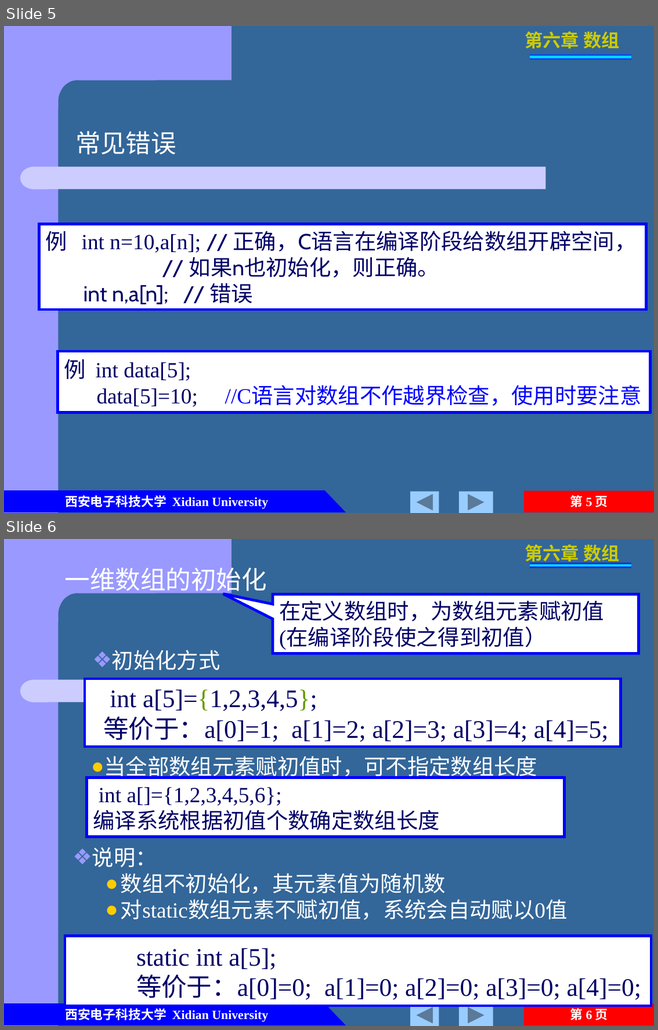
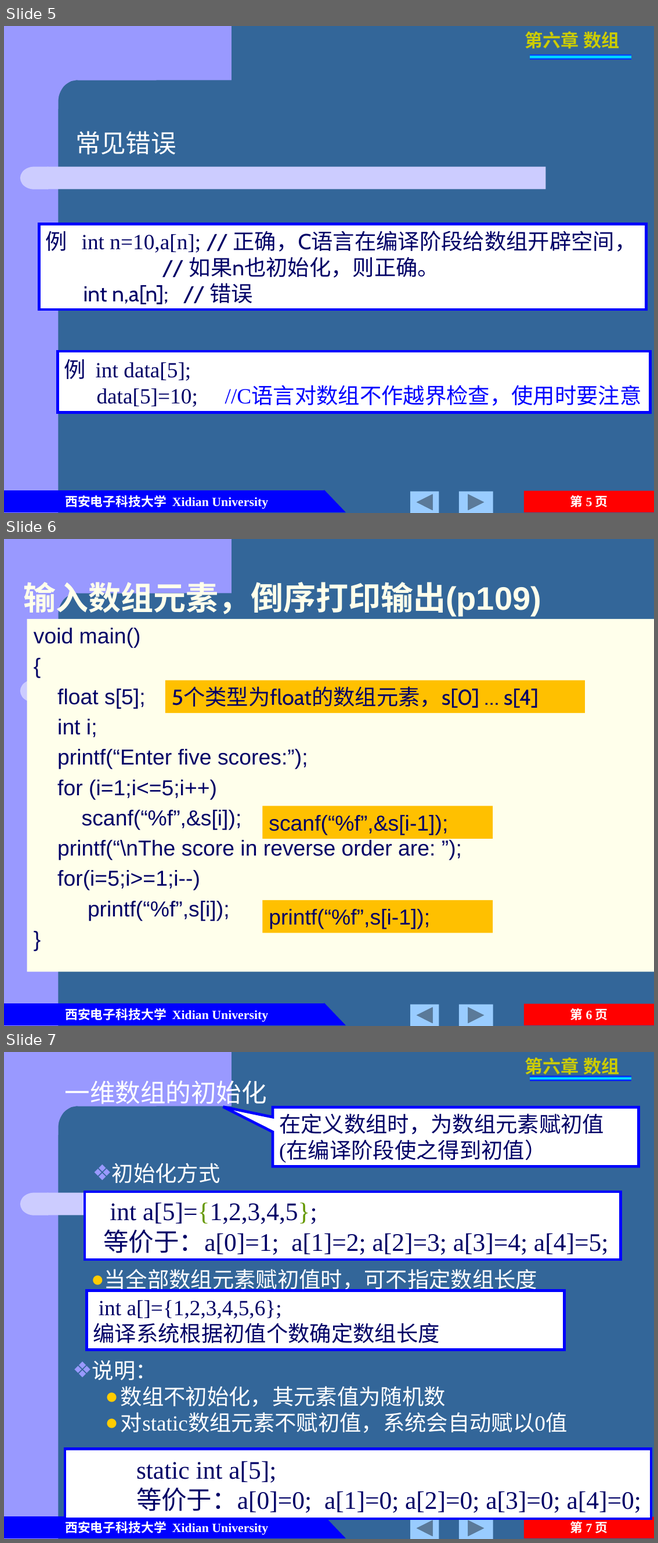
Before and after one commit to jtrfid/C-Repositories, a slide deck: 2015备课/课件/第6章 数组.pptx. Shown one above the other, each under a label of ours: slides 5 and 6 before the commit, slides 5, 6 and 7 after it. The pictures are 658x1030 and 658x1543 pixels, drawn with LibreOffice and Linux fonts; fonts in the diff are those of the drawing. Boxes give left, top, right and bottom in pixels: in the first picture for what was removed or moved away, otherwise in the second. Text is boxed around its words. In the diff, an @@ line names an element or a change of style, - is before the commit and + after.

Commit message:
修订ch6.pptx，指出p109页的错误。

```diff
--- a/2015备课/课件/第6章 数组.pptx
+++ b/2015备课/课件/第6章 数组.pptx
@@ slide 6 added at [4,539,654,1026], background #336699; not listed: 9 template elements that a slide beside it also shows @@
@@ title added at [17,539,580,620], 36 pt, text #FFFFEB, bold @@
+输入数组元素，倒序打印输出(p109)
@@ text added at [27,619,654,972], fill #FFFFEB, 24 pt, text #000066 @@
+void main()
+{
+float s[5];
+int i;
+printf(“Enter five scores:”);
+for (i=1;i<=5;i++)
+scanf(“%f”,&s[i]);
+printf(“\nThe score in reverse order are: ”);
+for(i=5;i>=1;i--)
+printf(“%f”,s[i]);
+}
@@ rectangle added at [165,681,585,713], fill #FFC000, 24 pt, text #000066 @@
+5个类型为float的数组元素，s[0] … s[4]
@@ rectangle added at [263,806,492,838], fill #FFC000, 24 pt, text #000066 @@
+scanf(“%f”,&s[i-1]);
@@ rectangle added at [263,900,492,933], fill #FFC000, 24 pt, text #000066 @@
+printf(“%f”,s[i-1]);
@@ what was slide 6 is now slide 7 @@
@@ page number at [570,1521,607,1533]: text changed @@
-第 6 页
+第 7 页
```
